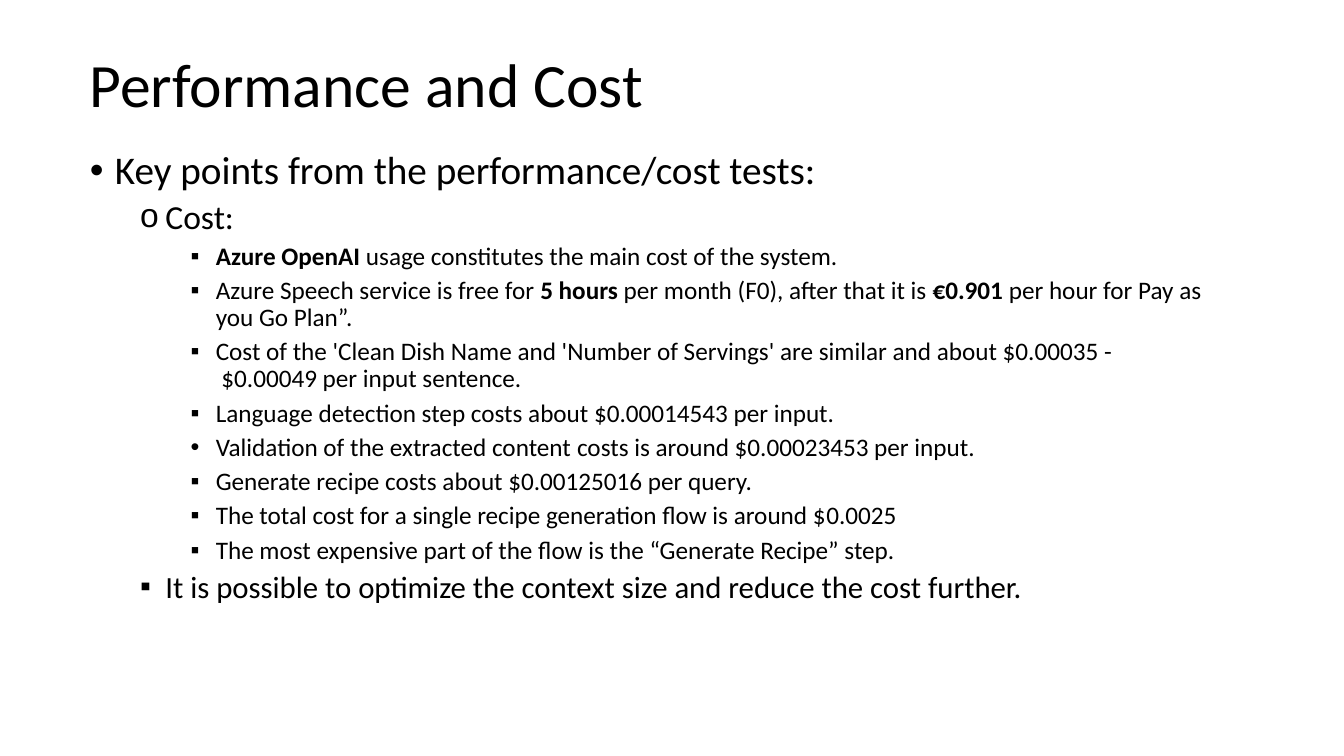
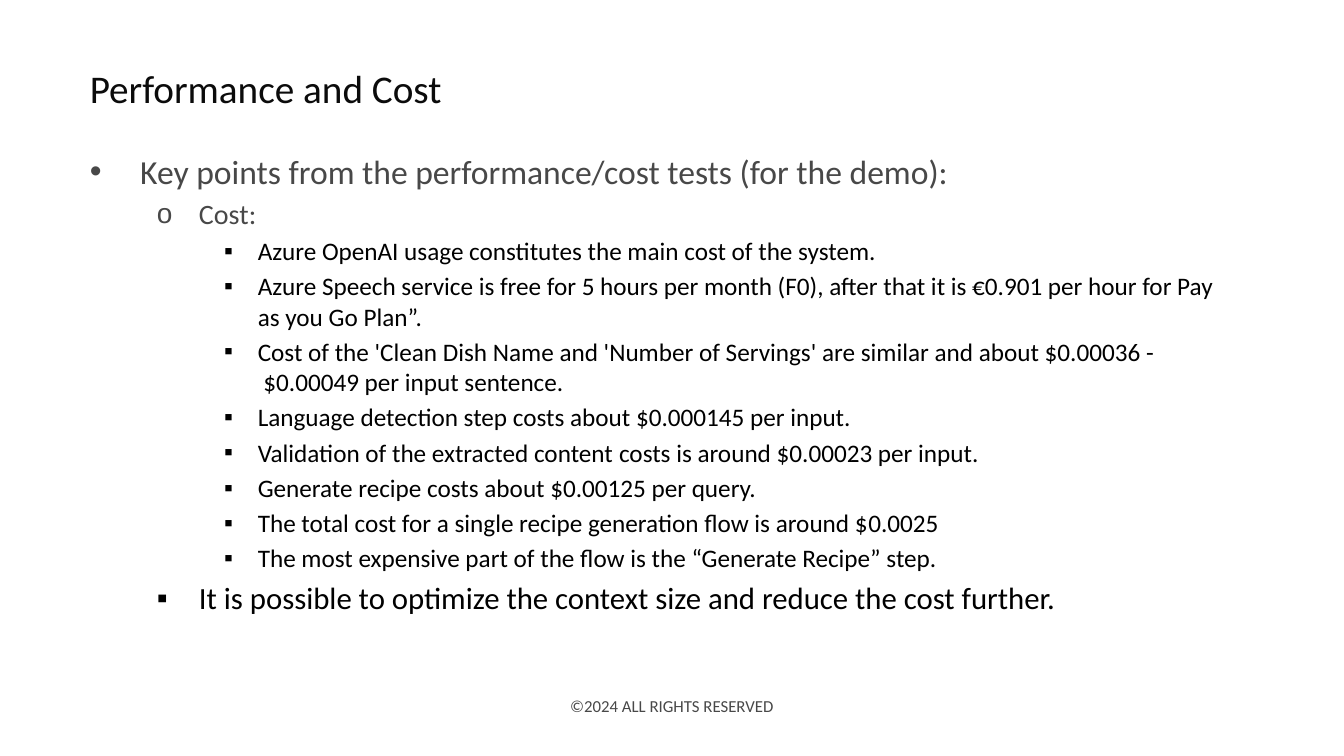
Before and after one commit to deepnetworkgmbh/generative-ai, a slide deck: slide 20 of recipe_generation/Presentation.pptx. Drawn at 1344x756 pixels with LibreOffice and Linux fonts; fonts in the diff are those of the drawing; background and template pictures are left out. Boxes give left, top, right and bottom in pixels: in the first picture for what was removed or moved away, otherwise in the second. Text is boxed around its words. In the diff, an @@ line names an element or a change of style, - is before the commit and + after.

Commit message:
(recipe_generation): Updated the presentation

```diff
--- a/recipe_generation/Presentation.pptx
+++ b/recipe_generation/Presentation.pptx
@@ title "Performance and Cost" at bbox=[90, 75, 442, 104]: size 44 to 28 pt, text colour #000000 to #0B0B0B; line spacing 0.9 to 1 @@
@@ text at bbox=[140, 159, 948, 190]: text changed; size 28 to 24 pt; text colour #000000 to #484848 @@
-• Key points from the performance/cost tests:
+• Key points from the performance/cost tests (for the demo):
@@ text at bbox=[199, 206, 1212, 614]: size 24 to 20 pt, text colour #000000 to #484848 in "Cost:"; bold off in "Azure OpenAI", "5 hours €0.901"; indent changed; line spacing 0.9 to 1; less space between paragraphs @@
@@ text at bbox=[258, 343, 1141, 501]: text changed @@
-    ▪ Cost of the 'Clean Dish Name and 'Number of Servings' are similar and about $0.00035 - $0.00049 per input sentence.
-    ▪ Language detection step costs about $0.00014543 per input.
-    • Validation of the extracted content costs is around $0.00023453 per input.
-    ▪ Generate recipe costs about $0.00125016 per query.
+    ▪ Cost of the 'Clean Dish Name and 'Number of Servings' are similar and about $0.00036 - $0.00049 per input sentence.
+    ▪ Language detection step costs about $0.000145 per input.
+    ▪ Validation of the extracted content costs is around $0.00023 per input.
+    ▪ Generate recipe costs about $0.00125 per query.
@@ text added at bbox=[570, 700, 773, 712], 12 pt, text #484848 @@
+©2024 ALL RIGHTS RESERVED
```
Also in this commit, not shown: 16 other slides changed, 4 slides added, 3 slides removed, 1 other file.
